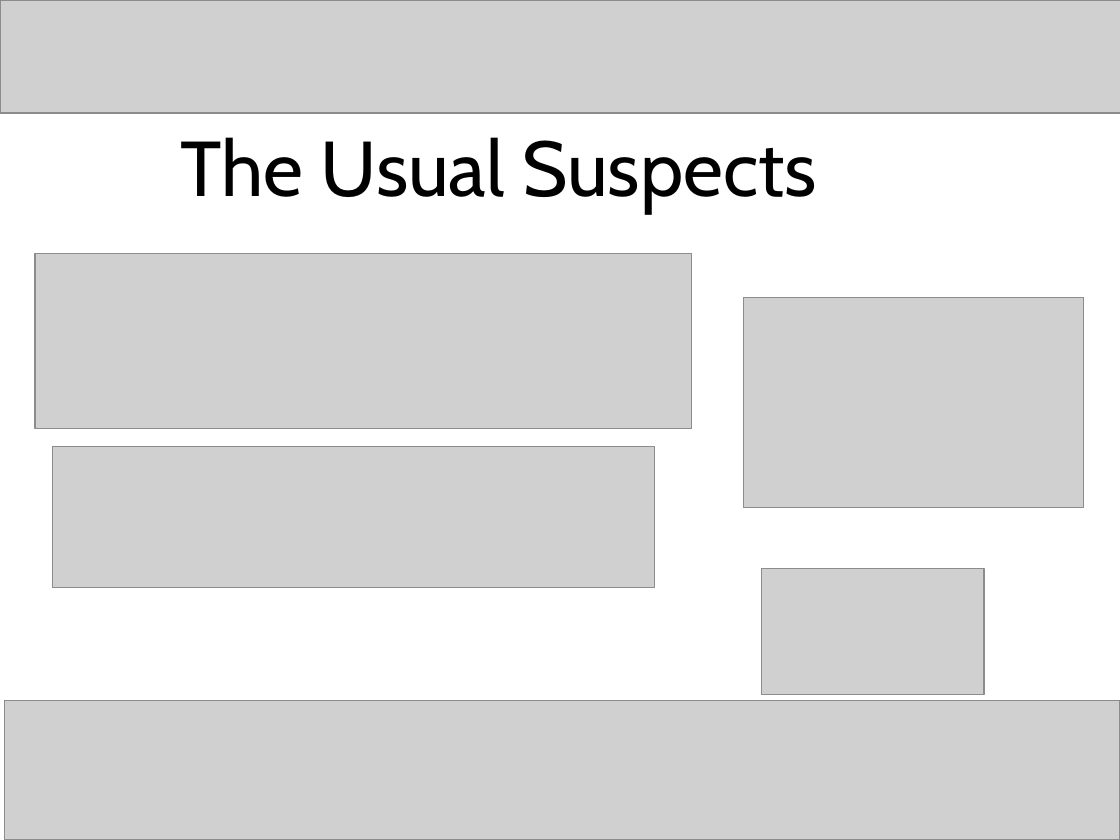
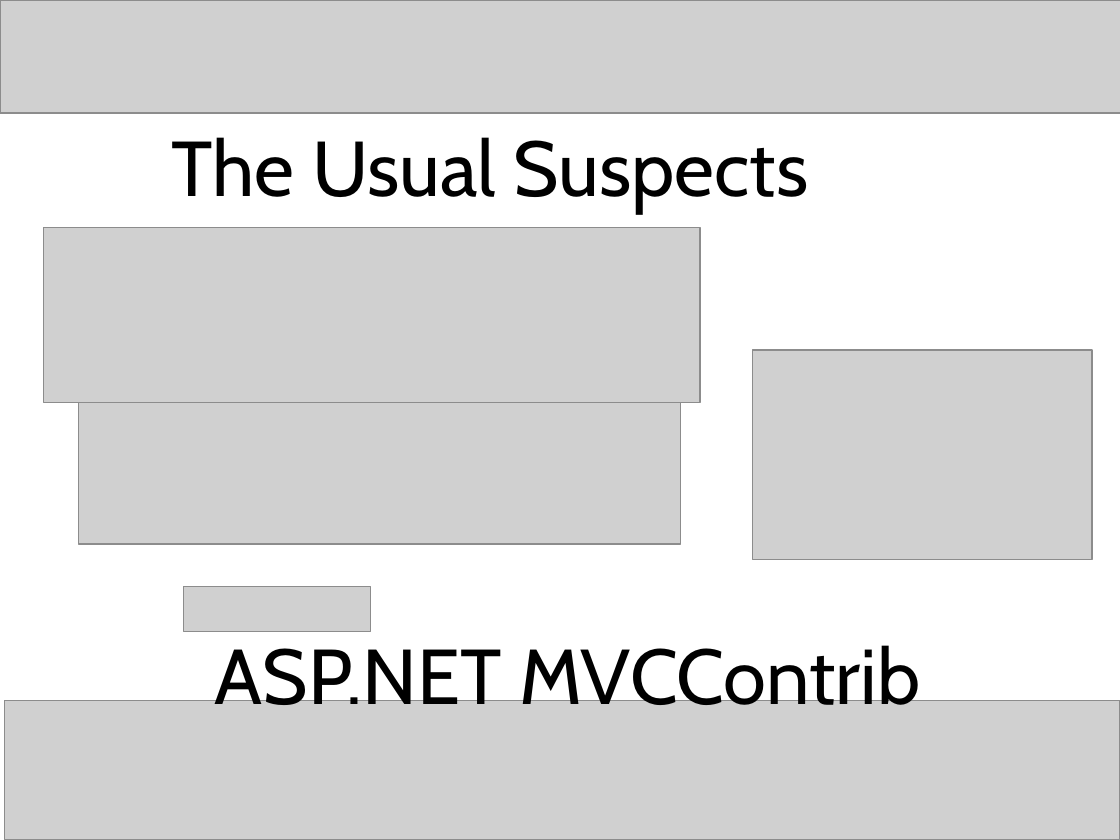
Before and after one commit to craignicol/scotaltdotnet, a slide deck: slide 7 of seattle/HORN Pres.ppt (slide 5 before the commit). Drawn at 1120x840 pixels with LibreOffice and Linux fonts; fonts in the diff are those of the drawing; grey boxes stand for pictures. Boxes give left, top, right and bottom in pixels: in the first picture for what was removed or moved away, otherwise in the second. Text is boxed around its words. In the diff, an @@ line names an element or a change of style, - is before the commit and + after.

Commit message:
Presentation update

```diff
--- a/seattle/HORN Pres.ppt
+++ b/seattle/HORN Pres.ppt
@@ text "The Usual Suspects": place and size @@
-text "The Usual Suspects" at <box>180,137,817,214</box>
+text "The Usual Suspects" at <box>172,137,808,214</box>
@@ picture: place and size @@
-picture at <box>35,254,691,429</box>
+picture at <box>44,227,700,402</box>
@@ picture: place and size @@
-picture at <box>744,298,1083,507</box>
+picture at <box>753,351,1092,560</box>
@@ picture: place and size @@
-picture at <box>53,446,654,587</box>
+picture at <box>78,402,680,543</box>
@@ picture: place and size @@
-picture at <box>762,569,984,696</box>
+picture at <box>184,586,371,632</box>
@@ text added at <box>215,645,920,721</box>, 50 pt, text #000000 @@
+ASP.NET MVCContrib
```
Also in this commit, not shown: 1 other slide changed, 7 slides added.
